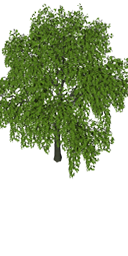
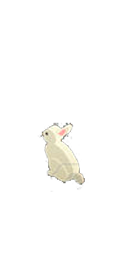
Layered file, before and after one edit (128px x 256px). Changes by layer:
added layer "Capture d’écran 2015-11-20 à 22.34.04 copie" above "Capture d’écran 2015-11-20 à 22.34.04" over [37, 122, 89, 192]
hid "ZC2_Tree_1_dark-d" over [0, 3, 128, 180]
